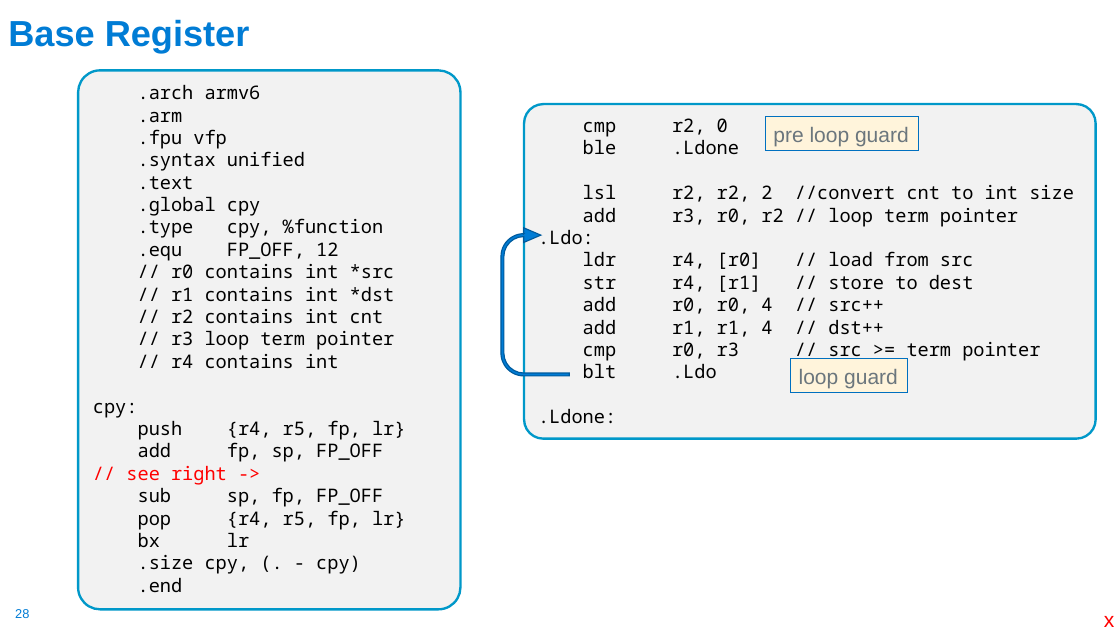
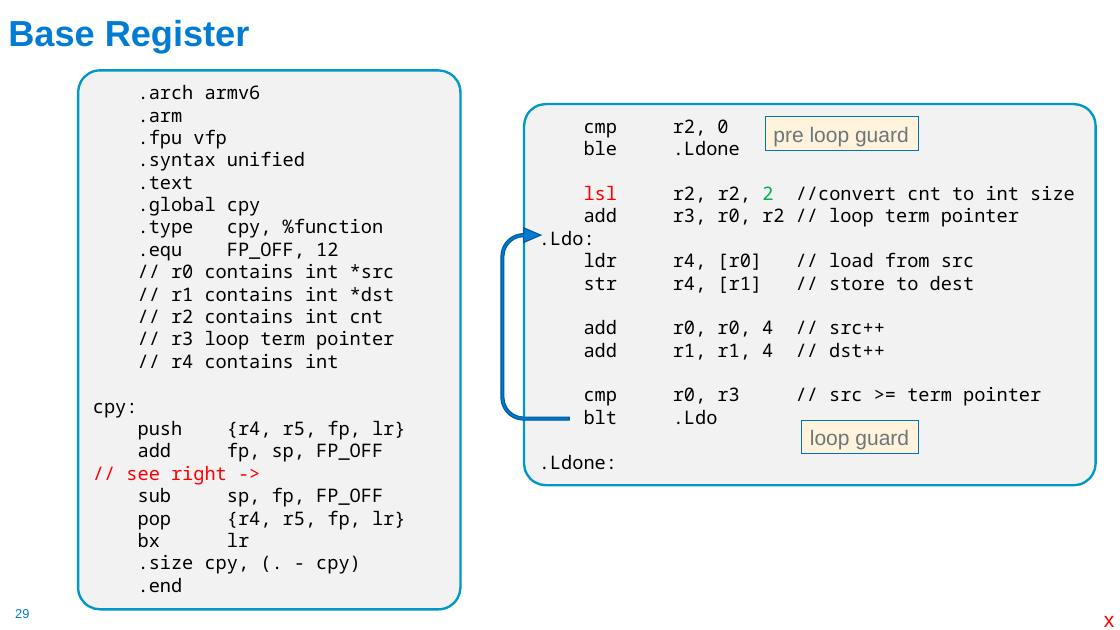
Before and after one commit to cse30-fa22/Muller_CSE30_Lecture_Slides, a slide deck: slide 29 of 08_Assm_Part3.pptx (slide 28 before the commit). Drawn at 1120x630 pixels with LibreOffice and Linux fonts; fonts in the diff are those of the drawing. Boxes give left, top, right and bottom in pixels: in the first picture for what was removed or moved away, otherwise in the second. Text is boxed around its words. In the diff, an @@ line names an element or a change of style, - is before the commit and + after.

```diff
--- a/08_Assm_Part3.pptx
+++ b/08_Assm_Part3.pptx
@@ rounded rectangle "cmp r2, 0" resized from (x1=524, y1=104, x2=1096, y2=439) to (x1=524, y1=104, x2=1096, y2=486) @@
@@ text in rounded rectangle at (x1=673, y1=186, x2=1075, y2=203): text colour #000000 to #FF0000 in "lsl"; text colour #000000 to #00B050 in "2" @@
@@ uturn arrow resized from (x1=501, y1=228, x2=569, y2=376) to (x1=502, y1=228, x2=570, y2=420) @@
@@ rectangle "loop guard" moved from (x1=791, y1=359, x2=907, y2=392) to (x1=802, y1=420, x2=918, y2=454) @@
@@ page number at (x1=15, y1=609, x2=29, y2=618): text changed @@
-28
+29
```
Also in this commit, not shown: 26 other slides changed, 3 slides added, 21 slides removed, 1 other file.
